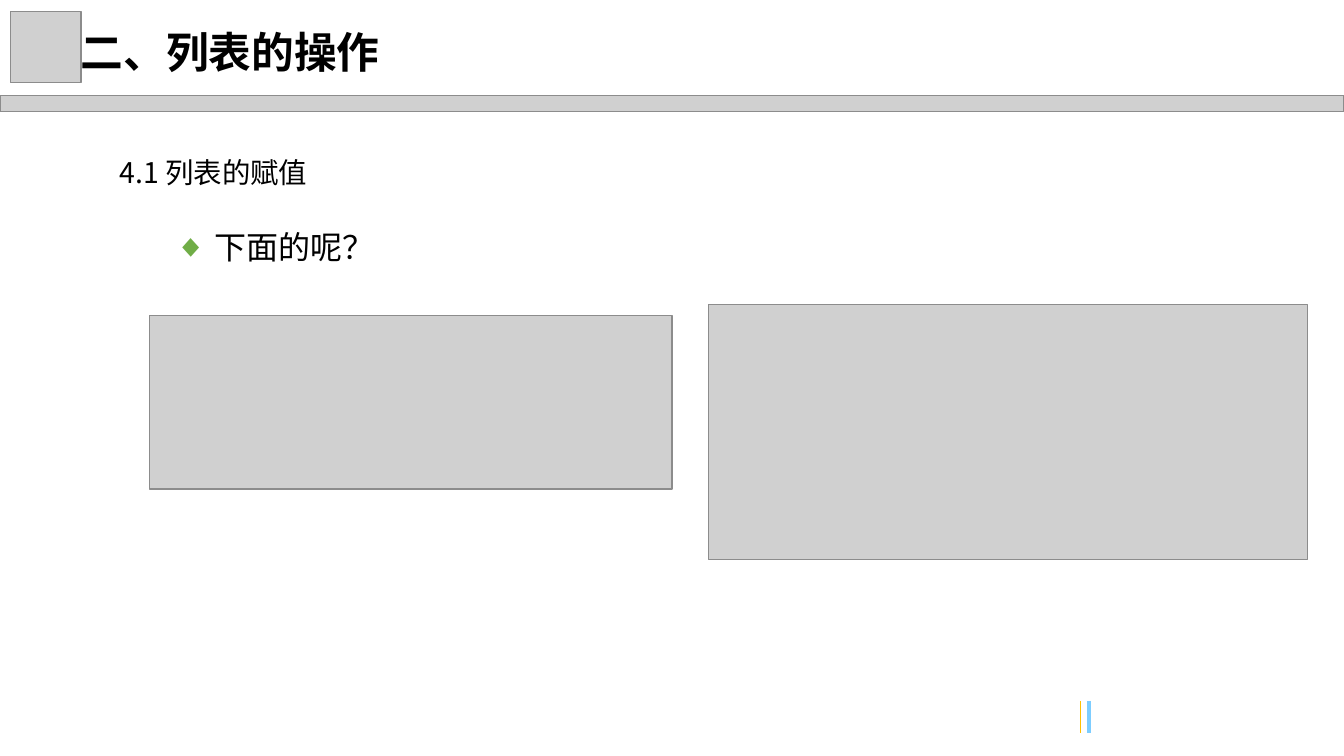
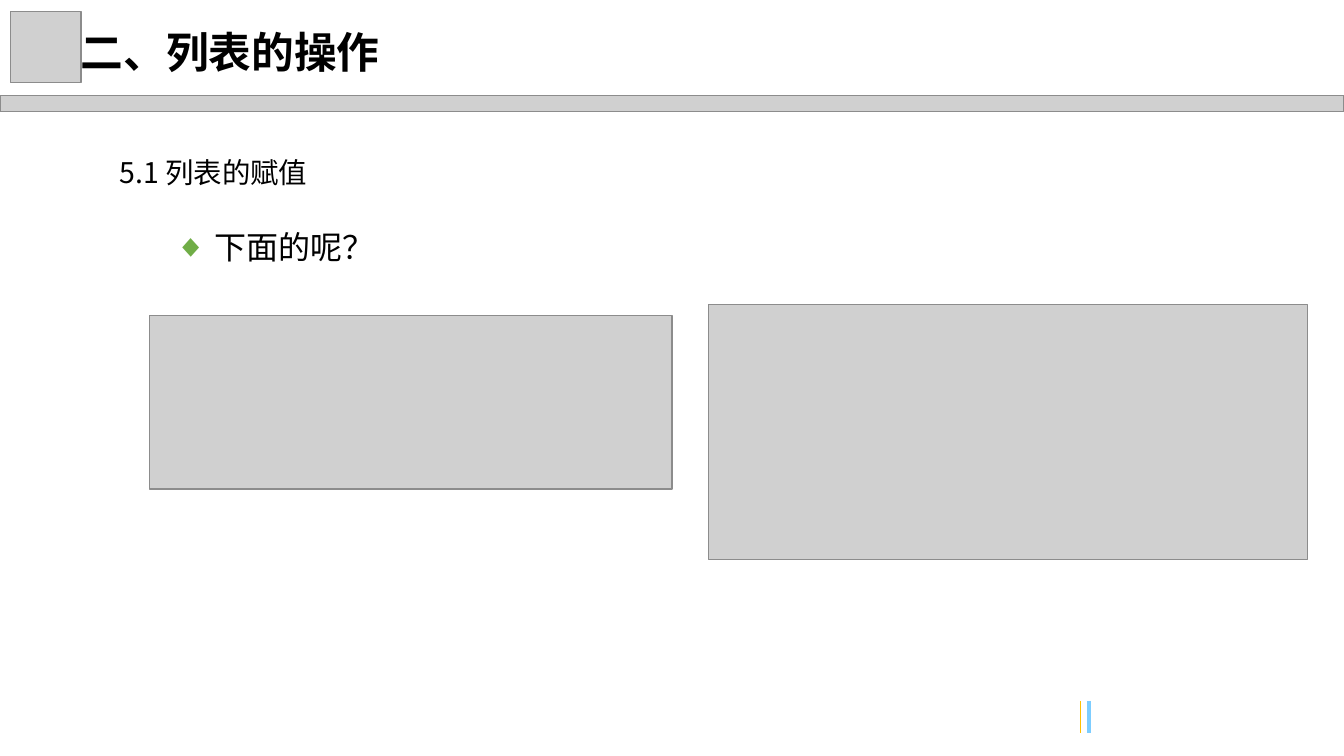
Before and after one commit to freeshow/LearningPython, a slide deck: slide 14 of Python 列表.pptx. Drawn at 1344x756 pixels with LibreOffice and Linux fonts; fonts in the diff are those of the drawing; grey boxes stand for pictures; background and template pictures are left out. Boxes give left, top, right and bottom in pixels: in the first picture for what was removed or moved away, otherwise in the second. Text is boxed around its words. In the diff, an @@ line names an element or a change of style, - is before the commit and + after.

```diff
--- a/Python 列表.pptx
+++ b/Python 列表.pptx
@@ text at (120,159,307,186): text changed @@
-4.1 列表的赋值
+5.1 列表的赋值
```
Also in this commit, not shown: 5 other slides changed, 1 other file.
